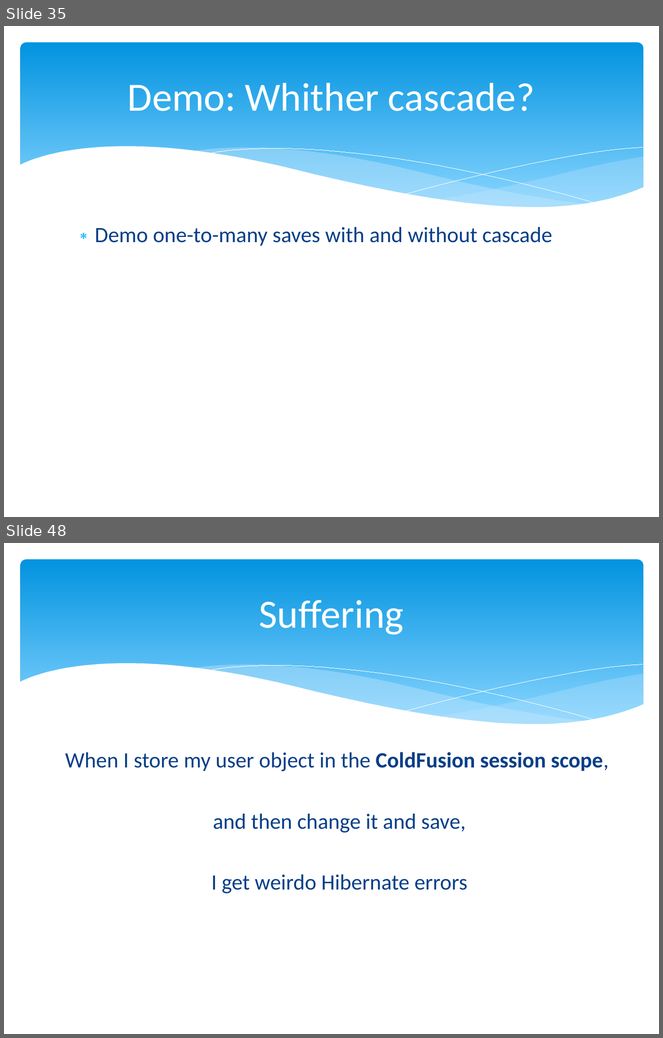
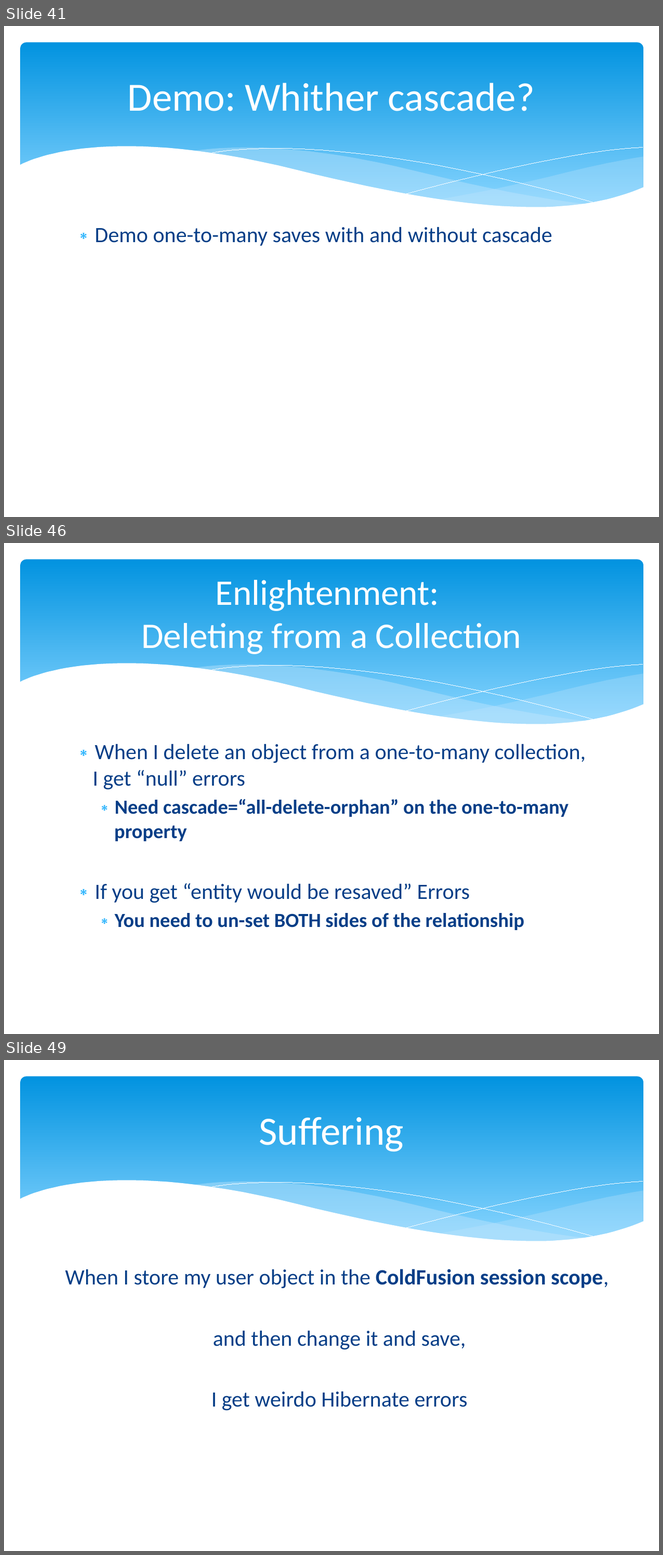
Before and after one commit to marcesher/mxunit-cfmeetups, a slide deck: CFObjective_ORMZen/preso/orm_zen.ppt.pptx. Shown one above the other, each under a label of ours: slides 35 and 48 before the commit, slides 41, 46 and 49 after it; the slides between them are not shown. The pictures are 663x1038 and 663x1555 pixels, drawn with LibreOffice and Linux fonts; fonts in the diff are those of the drawing. Boxes give left, top, right and bottom in pixels: in the first picture for what was removed or moved away, otherwise in the second. Text is boxed around its words. In the diff, an @@ line names an element or a change of style, - is before the commit and + after.

```diff
--- a/CFObjective_ORMZen/preso/orm_zen.ppt.pptx
+++ b/CFObjective_ORMZen/preso/orm_zen.ppt.pptx
@@ slide 46 added at [4, 543, 659, 1034], background #FFFFFF; not listed: 6 template elements that a slide beside it also shows @@
@@ title added at [141, 580, 521, 654], 39.6 pt, text #FFFFFF @@
+Enlightenment:
+Deleting from a Collection
@@ text added at [93, 744, 586, 930], 24 pt, text #073E87 @@
+∗ When I delete an object from a one-to-many collection, I get “null” errors
+  ∗ Need cascade=“all-delete-orphan” on the one-to-many property
+∗ If you get “entity would be resaved” Errors
+  ∗ You need to un-set BOTH sides of the relationship
@@ what was slide 35 is now slide 41 @@
@@ what was slide 48 is now slide 49 @@
```
Also in this commit, not shown: 14 slides changed.
